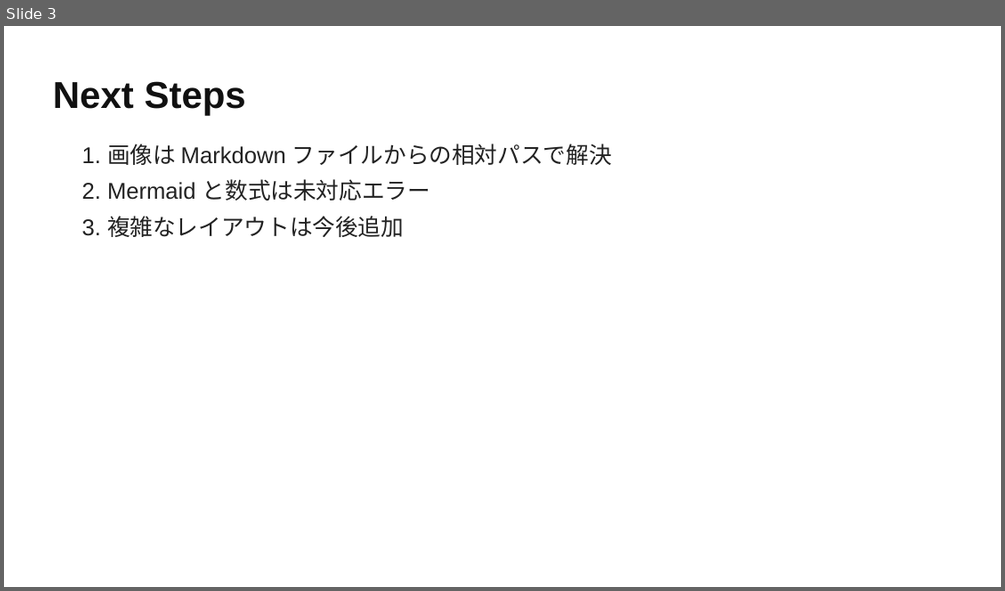
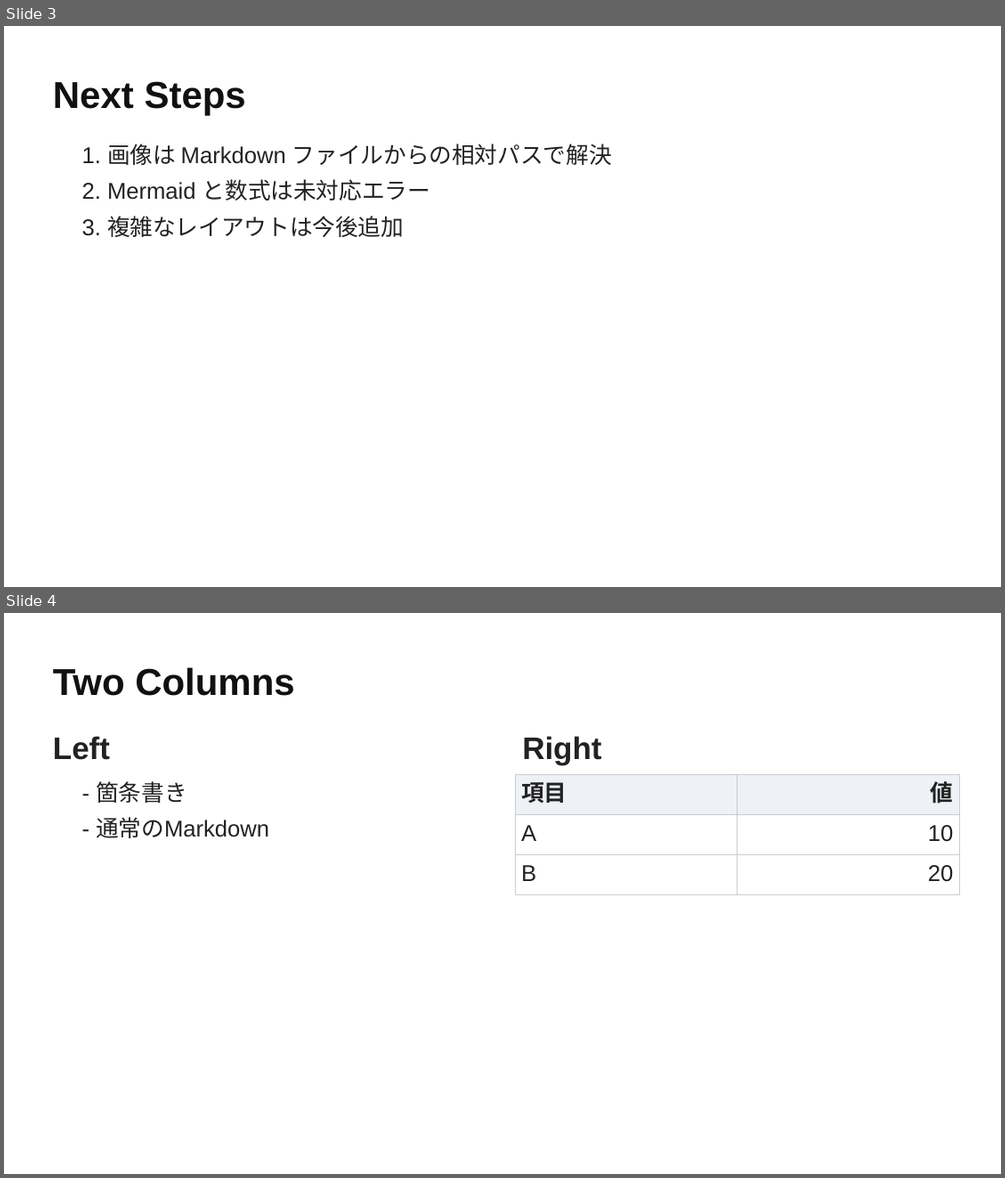
Before and after one commit to KiyoraOkubo/md2pptx-rs, a slide deck: examples/sample.pptx. Shown one above the other, each under a label of ours: slide 3 before the commit, slides 3 and 4 after it. The pictures are 1005x591 and 1005x1178 pixels, drawn with LibreOffice and Linux fonts; fonts in the diff are those of the drawing. Boxes give left, top, right and bottom in pixels: in the first picture for what was removed or moved away, otherwise in the second. Text is boxed around its words. In the diff, an @@ line names an element or a change of style, - is before the commit and + after.

Commit message:
Add two-column slide layout

```diff
--- a/examples/sample.pptx
+++ b/examples/sample.pptx
@@ slide 4 added at [4,613,1001,1174], background #FFFFFF @@
@@ text added at [53,667,295,696], 36 pt, text #111111, bold @@
+Two Columns
@@ text added at [53,736,110,760], 30 pt, text #222222, bold @@
+Left
@@ text added at [522,736,601,765], 30 pt, text #222222, bold @@
+Right
@@ text added at [96,781,187,803], 22 pt, text #222222 @@
+- 箇条書き
@@ rectangle added at [515,774,736,814], fill #EEF1F5, outline #C9CDD3 0.5 pt, 22 pt, text #222222, bold @@
+項目
@@ rectangle added at [737,774,960,814], fill #EEF1F5, outline #C9CDD3 0.5 pt, 22 pt, text #222222, bold @@
+値
@@ text added at [96,817,269,838], 22 pt, text #222222 @@
+- 通常のMarkdown
@@ rectangle added at [515,815,736,854], fill #FFFFFF, outline #C9CDD3 0.5 pt, 22 pt, text #222222 @@
+A
@@ rectangle added at [737,815,960,854], fill #FFFFFF, outline #C9CDD3 0.5 pt, 22 pt, text #222222 @@
+10
@@ rectangle added at [515,854,736,894], fill #FFFFFF, outline #C9CDD3 0.5 pt, 22 pt, text #222222 @@
+B
@@ rectangle added at [737,854,960,894], fill #FFFFFF, outline #C9CDD3 0.5 pt, 22 pt, text #222222 @@
+20
```
Also in this commit, not shown: 1 slide changed, 9 other files.
